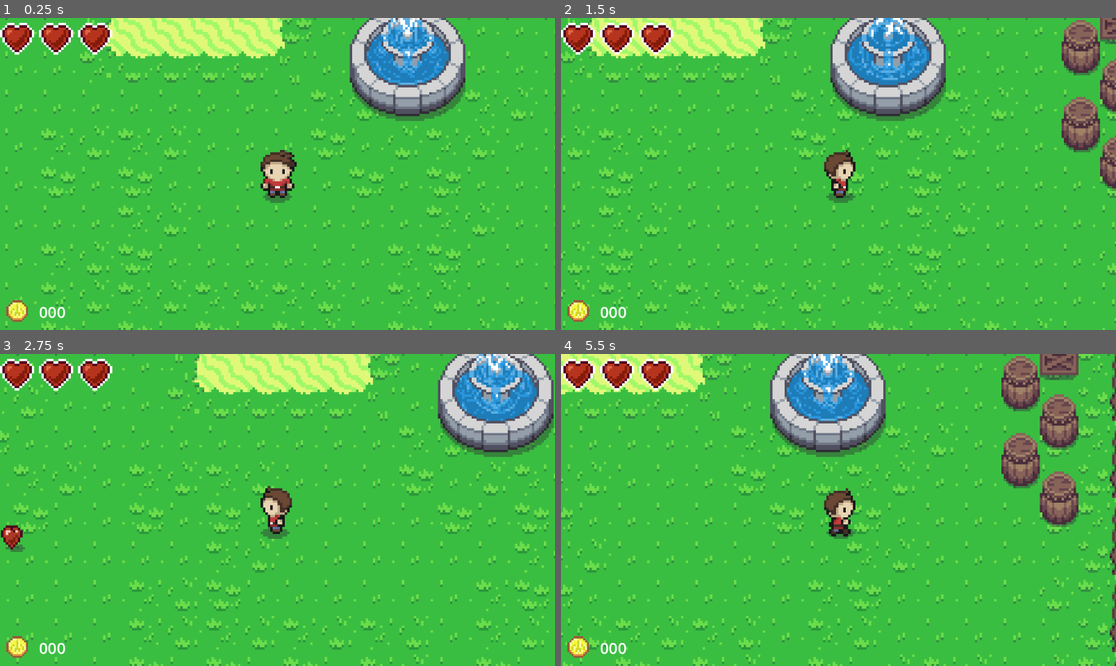
Above: before the commit, frames 1-4 (two rows, left to right).
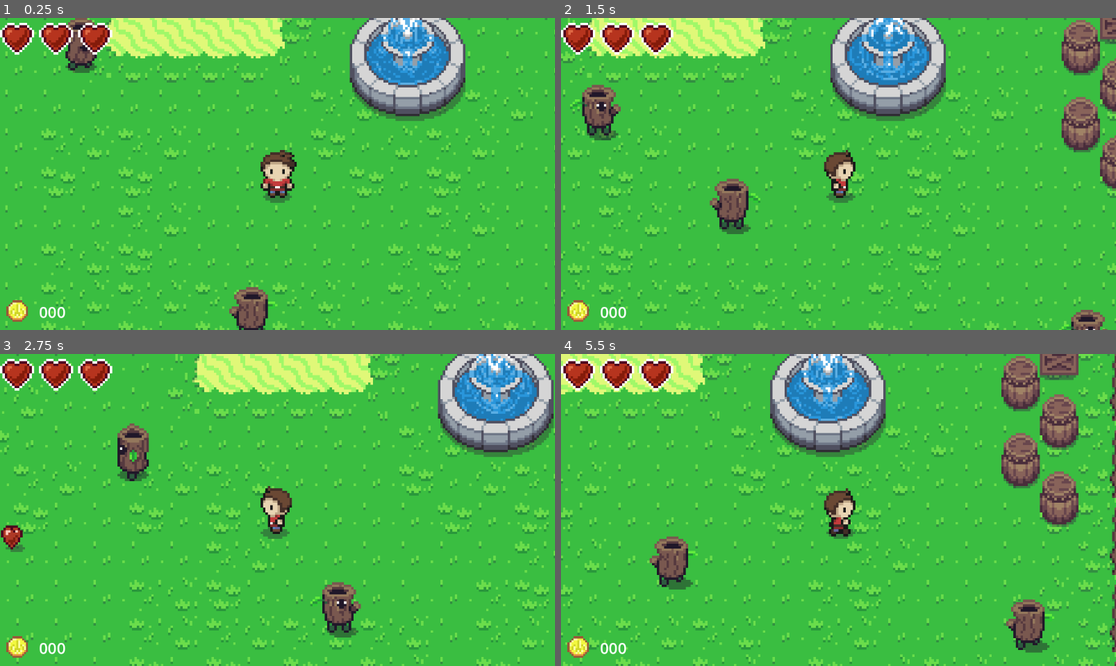
Above: after the commit, the same moments.

Repository: danielathome19/Game-Design-I
Game: Godot game, scene res://td_world_1.tscn
The game is run twice, just before and just after one commit, with the same random seed, the same clock (stepped at 60 frames per second) and the same inputs. The project has no main scene, so this scene is started directly.
Inputs (mouse positions are in pixels of both pictures, inside the frame that each line leads up to):
- Up to frame 1 (0.25 s): no input
- Up to frame 2 (1.5 s): tap Enter (ui_accept) at 0.5, 0.77 s; move the mouse to (960, 158) at 0.52 s; hold Right (ui_right) 0.53-1.25 s; click (960, 158) at 0.67 s; drag from (727, 189) to (810, 236) at 1.27 s
- Up to frame 3 (2.75 s): move the mouse to (333, 441) at 2.02 s; hold Left (ui_left) from 2.03 s (still down)
- Up to frame 4 (5.5 s): release Left (ui_left) at 2.75 s; drag from (810, 572) to (672, 463) at 2.77 s; move the mouse to (1005, 556) at 3.52 s; hold Right (ui_right) 3.53-4.25 s; tap Enter (ui_accept) at 3.77 s; drag from (672, 463) to (755, 432) at 4.27 s; move the mouse to (866, 510) at 5.02 s; hold Right (ui_right) from 5.03 s (still down); click (866, 510) at 5.17 s

The runs differ from the first frame. In frame 1, 1.4% of the frame differs, in the area x 11-50%, y 0-100%; in frame 2, 2.3%, in the area x 1-99%, y 21-100%; in frame 3, 1.9%; in frame 4, 1.9%.

Commit message:
Update 4/2

Diff:
--- a/td_enemy.gd
+++ b/td_enemy.gd
@@ -21,3 +21,78 @@
 	Vector2(1, 1).normalized(),    # DR
 	Vector2.ZERO,
 ]
+
+var state_animations = [
+	"",
+	"e_walk_up",
+	"e_walk_down",
+	"e_walk_left",
+	"e_walk_right",
+	"e_walk_left",
+	"e_walk_right",
+	"e_walk_left",
+	"e_walk_right",
+	"",
+]
+
+var inertia = Vector2()
+var ai_timer_max = 0.5
+var ai_timer = ai_timer_max - randi() % 5
+var damage_lock = 0.0
+var animation_lock = 0.0
+var knockback = 128.0
+var vision_distance = 50.0
+var money_value = 5.0
+
+signal recovered
+
+@onready var raycastR = $RayCast2DR
+@onready var raycastM = $RayCast2DM
+@onready var raycastL = $RayCast2DL
+
+@onready var anim_player = $AnimatedSprite2D
+
+func turn_toward_player_location(location: Vector2):
+	# TODO:
+	pass
+
+func take_damage(dmg, attacker=null):
+	# TODO:
+	pass
+
+func _physics_process(delta):
+	animation_lock = max(animation_lock - delta, 0.0)
+	damage_lock = max(damage_lock - delta, 0.0)
+	if int(AI_STATE) >= 1 and int(AI_STATE) <= 8:
+		var raydir = state_directions[int(AI_STATE)]
+		raycastM.target_position = raydir * vision_distance
+		raycastL.target_position = \
+			raydir.rotated(deg_to_rad(-45)).normalized() * vision_distance
+		raycastR.target_position = \
+			raydir.rotated(deg_to_rad(45)).normalized() * vision_distance
+	if animation_lock == 0.0:
+		# TODO: recover from damage
+		# TODO: damage player
+
+		ai_timer = clamp(ai_timer - delta, 0.0, ai_timer_max)
+		if ai_timer == 0.0:
+			if AI_STATE == STATES.IDLE:
+				var rnd_move = randi() % 4
+				AI_STATE = STATES.values()[rnd_move+1]
+			else:
+				AI_STATE = STATES.IDLE
+			ai_timer = ai_timer_max
+
+		var direction = state_directions[int(AI_STATE)]
+		velocity = direction * SPEED
+
+		var anim = state_animations[int(AI_STATE)]
+		if anim and not anim_player.is_playing():
+			anim_player.play(anim)
+		if AI_STATE == STATES.IDLE and anim_player.is_playing():
+			anim_player.stop()
+
+		velocity += inertia
+		move_and_slide()
+		inertia = inertia.move_toward(Vector2(), delta * 1000.0)
+	pass
--- a/td_enemy.tscn
+++ b/td_enemy.tscn
@@ -1,6 +1,7 @@
-[gd_scene load_steps=22 format=3 uid="uid://cgawmsrxj0cy1"]
+[gd_scene load_steps=23 format=3 uid="uid://cgawmsrxj0cy1"]
 
 [ext_resource type="Texture2D" uid="uid://4353pi6psbm8" path="res://assets/sprites/zelda_like/log.png" id="1_4p1i7"]
+[ext_resource type="Script" path="res://td_enemy.gd" id="1_5qxkw"]
 
 [sub_resource type="RectangleShape2D" id="RectangleShape2D_lsa60"]
 size = Vector2(13, 24)
@@ -156,6 +157,7 @@
 }]
 
 [node name="td_enemy" type="CharacterBody2D" groups=["Enemy"]]
+script = ExtResource("1_5qxkw")
 
 [node name="CollisionShape2D" type="CollisionShape2D" parent="."]
 position = Vector2(0.5, 1)
@@ -170,7 +172,7 @@
 
 [node name="AnimatedSprite2D" type="AnimatedSprite2D" parent="."]
 sprite_frames = SubResource("SpriteFrames_kts1s")
-frame_progress = 0.0113306
+frame_progress = 0.327993
 
 [node name="RayCast2DR" type="RayCast2D" parent="."]
 target_position = Vector2(-48, -24)
--- a/td_world_1.tscn
+++ b/td_world_1.tscn
@@ -1,10 +1,11 @@
-[gd_scene load_steps=8 format=3 uid="uid://cwyr7c7bhkxn1"]
+[gd_scene load_steps=9 format=3 uid="uid://cwyr7c7bhkxn1"]
 
 [ext_resource type="Texture2D" uid="uid://c5jqresysebsp" path="res://assets/sprites/zelda_like/Overworld.png" id="1_ev0i1"]
 [ext_resource type="PackedScene" uid="uid://ddko3668jymj3" path="res://td_player.tscn" id="2_o6buh"]
 [ext_resource type="PackedScene" uid="uid://cavgr5p8pxeyb" path="res://player_hud.tscn" id="3_i0ubw"]
 [ext_resource type="PackedScene" uid="uid://dxliwx4e4w7ig" path="res://entities/coin.tscn" id="4_3ots7"]
 [ext_resource type="PackedScene" uid="uid://cbwt5gu4kjijq" path="res://entities/mini_heart.tscn" id="5_63vx8"]
+[ext_resource type="PackedScene" uid="uid://cgawmsrxj0cy1" path="res://td_enemy.tscn" id="6_u5460"]
 
 [sub_resource type="TileSetAtlasSource" id="TileSetAtlasSource_it00y"]
 texture = ExtResource("1_ev0i1")
@@ -3211,3 +3212,12 @@
 
 [node name="coin2" parent="." instance=ExtResource("4_3ots7")]
 position = Vector2(-16, -71)
+
+[node name="td_enemy" parent="." instance=ExtResource("6_u5460")]
+position = Vector2(-137, 75)
+
+[node name="td_enemy2" parent="." instance=ExtResource("6_u5460")]
+position = Vector2(-223, -51)
+
+[node name="td_enemy3" parent="." instance=ExtResource("6_u5460")]
+position = Vector2(11, 26)
